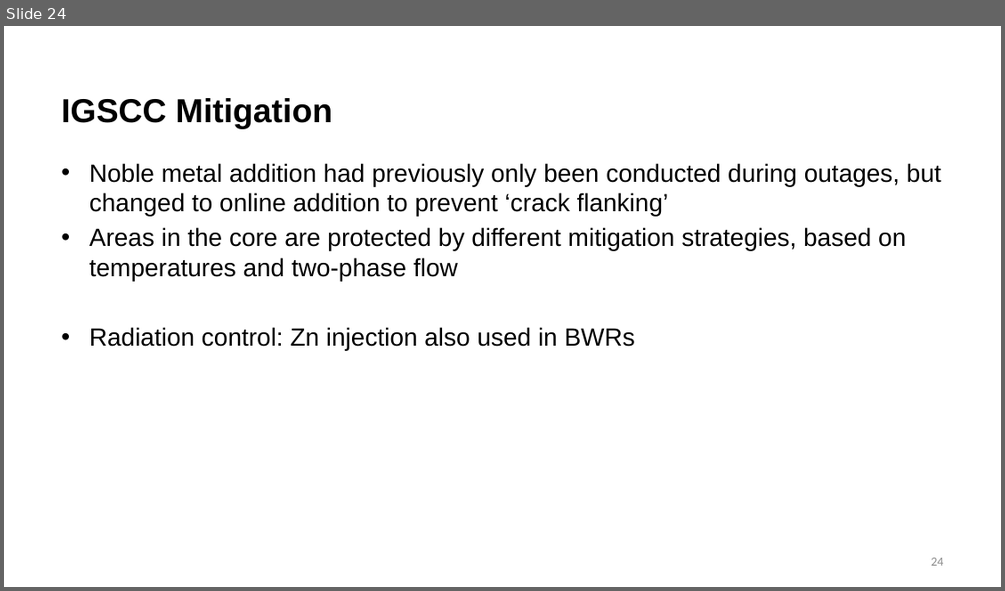
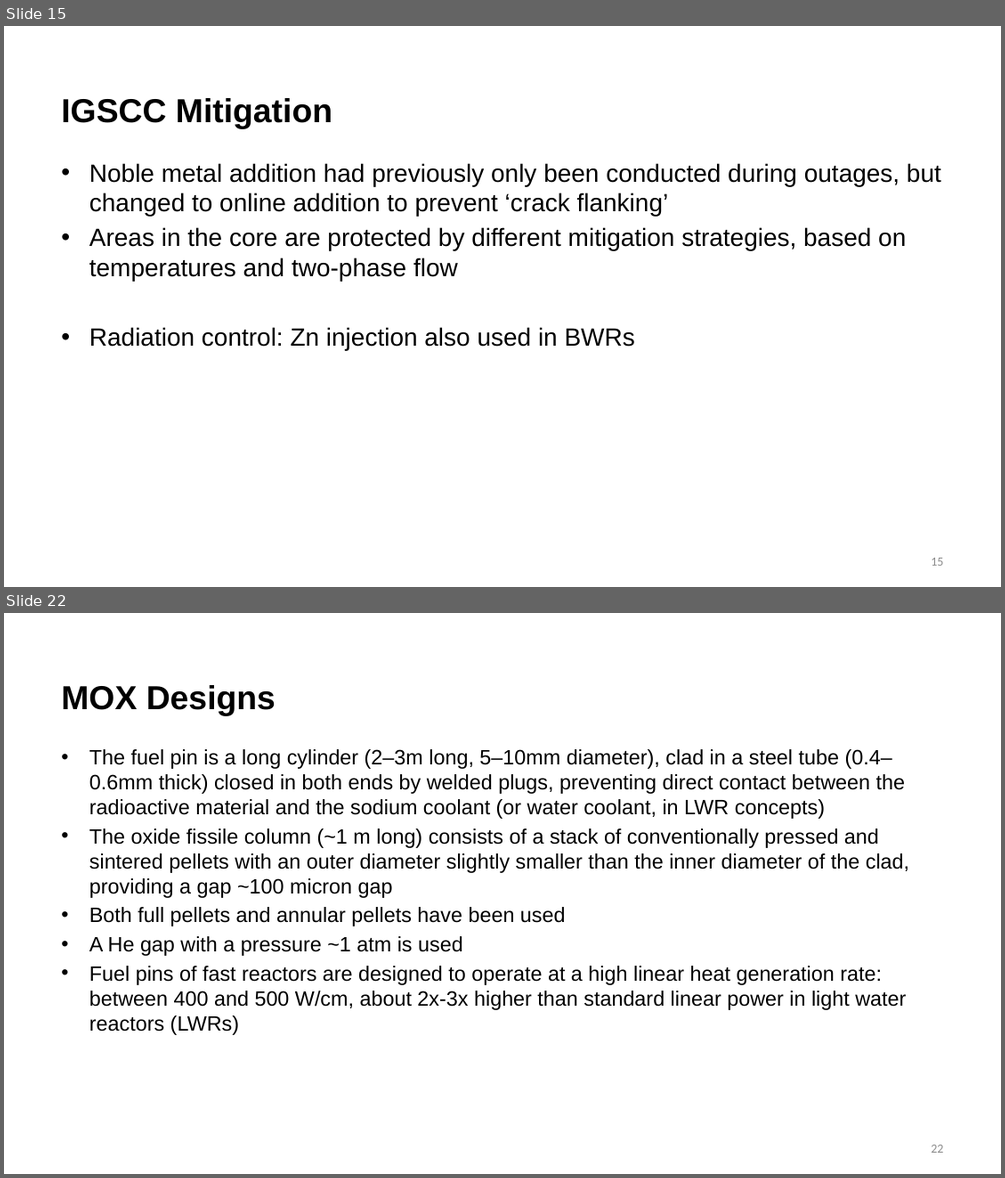
Before and after one commit to benbeeler/TEACHING, a slide deck: Nuclear_Fuel_Performance/NE533_Spring2026/Module4/Lec20_Limits_WaterChem.pptx. Shown one above the other, each under a label of ours: slide 24 before the commit, slides 15 and 22 after it; the slides between them are not shown. The pictures are 1005x591 and 1005x1178 pixels, drawn with LibreOffice and Linux fonts; fonts in the diff are those of the drawing; background and template pictures are left out. Boxes give left, top, right and bottom in pixels: in the first picture for what was removed or moved away, otherwise in the second. Text is boxed around its words. In the diff, an @@ line names an element or a change of style, - is before the commit and + after.

```diff
--- a/Nuclear_Fuel_Performance/NE533_Spring2026/Module4/Lec20_Limits_WaterChem.pptx
+++ b/Nuclear_Fuel_Performance/NE533_Spring2026/Module4/Lec20_Limits_WaterChem.pptx
@@ slide 22 added at [4, 613, 1001, 1174], background #FFFFFF @@
@@ title added at [61, 685, 275, 716], 32 pt, text #000000, bold @@
+MOX Designs
@@ text added at [89, 749, 909, 1035], 20 pt, text #000000 @@
+• The fuel pin is a long cylinder (2–3m long, 5–10mm diameter), clad in a steel tube (0.4–0.6mm thick) closed in both ends by welded plugs, preventing direct contact between the radioactive material and the sodium coolant (or water coolant, in LWR concepts)
+• The oxide fissile column (~1 m long) consists of a stack of conventionally pressed and sintered pellets with an outer diameter slightly smaller than the inner diameter of the clad, providing a gap ~100 micron gap
+• Both full pellets and annular pellets have been used
+• A He gap with a pressure ~1 atm is used
+• Fuel pins of fast reactors are designed to operate at a high linear heat generation rate: between 400 and 500 W/cm, about 2x-3x higher than standard linear power in light water reactors (LWRs)
@@ page number added at [930, 1144, 943, 1152], 12 pt, text #8C8C8C @@
+22
@@ what was slide 24 is now slide 15 @@
@@ page number at [930, 557, 943, 565]: text changed @@
-24
+15
```
Also in this commit, not shown: 7 slides changed, 10 other slides added, 10 slides removed, 9 other files.
